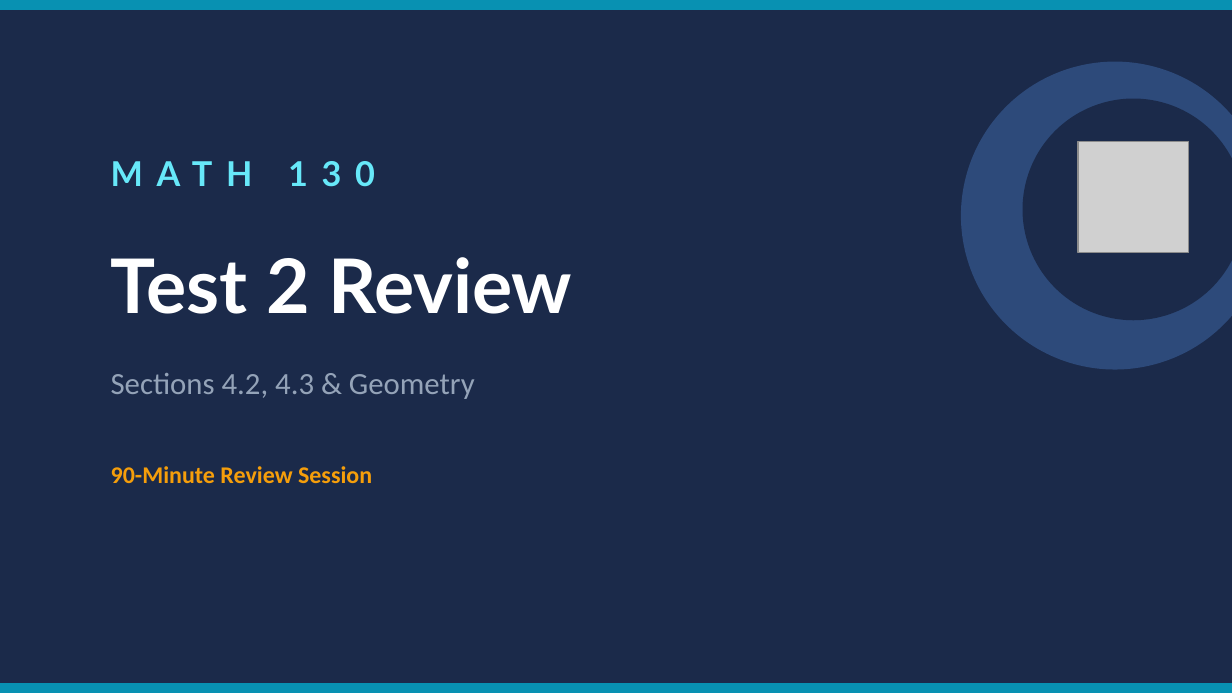
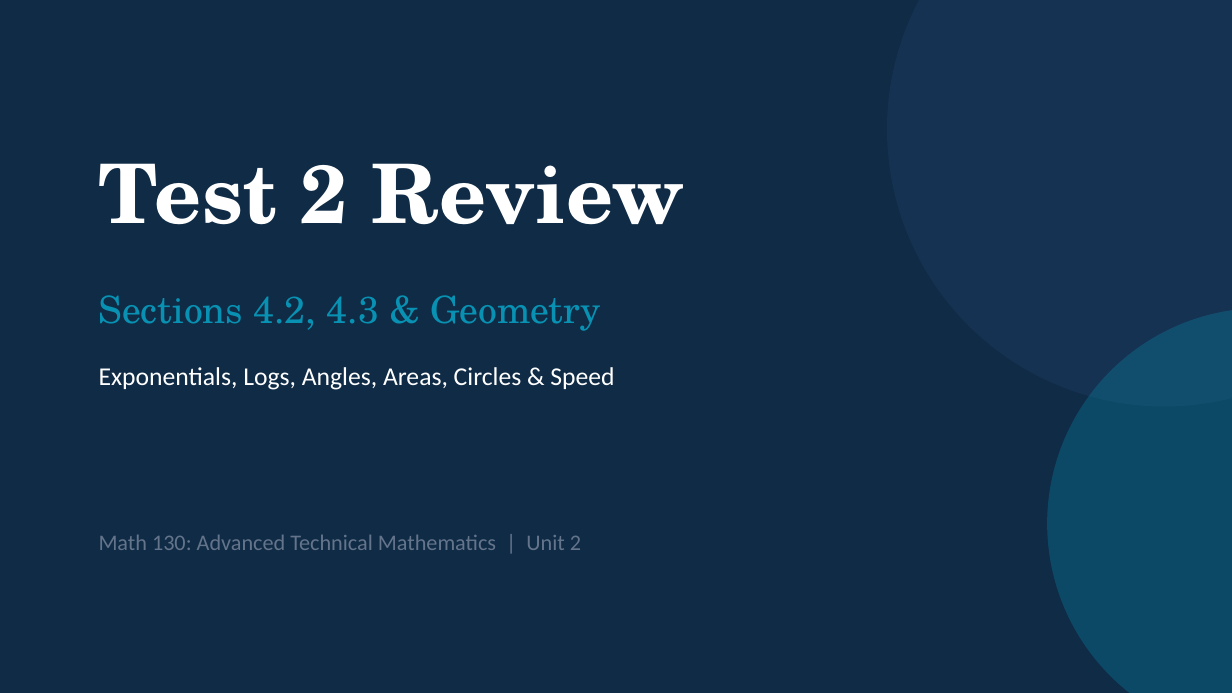
Before and after one commit to andrewhvolk/andrewhvolk.github.io, a slide deck: slide 1 of slides/Math130Unit2E.pptx. Drawn at 1232x693 pixels with LibreOffice and Linux fonts; fonts in the diff are those of the drawing; grey boxes stand for pictures. Boxes give left, top, right and bottom in pixels: in the first picture for what was removed or moved away, otherwise in the second. Text is boxed around its words. In the diff, an @@ line names an element or a change of style, - is before the commit and + after.

```diff
--- a/slides/Math130Unit2E.pptx
+++ b/slides/Math130Unit2E.pptx
@@ background #1B2A4A to #0F2B46 @@
@@ rectangle removed at [0, 0, 1232, 10] @@
@@ ellipse added at [887, 0, 1232, 407], fill #1E3A5F at 50% opacity @@
@@ ellipse removed at [961, 62, 1232, 370] @@
@@ text "Test 2 Review": place and size @@
-text "Test 2 Review" at [111, 257, 572, 314]
+text "Test 2 Review" at [99, 163, 685, 225]
@@ text "Test 2 Review" at [99, 163, 685, 225]: size 44 to 48 pt, font Lato to TeX Gyre Schola @@
@@ ellipse removed at [1023, 99, 1232, 320] @@
@@ picture removed at [1078, 142, 1189, 253] @@
@@ text "Sections 4.2, 4.3 & Geometry": place and size @@
-text "Sections 4.2, 4.3 & Geometry" at [111, 373, 475, 399]
+text "Sections 4.2, 4.3 & Geometry" at [99, 295, 600, 331]
@@ text "Sections 4.2, 4.3 & Geometry" at [99, 295, 600, 331]: size 18 to 22 pt, font Calibri to TeX Gyre Schola, text colour #94A3B8 to #0891B2 @@
@@ ellipse added at [1047, 308, 1232, 693], fill #0891B2 at 30% opacity @@
@@ text added at [99, 367, 614, 390], 15 pt, text #FFFFFF @@
+Exponentials, Logs, Angles, Areas, Circles & Speed
@@ text removed at [111, 466, 372, 483] @@
-90-Minute Review Session
@@ text at [99, 535, 581, 550]: text changed; size 20 to 13 pt; font Lato to Calibri; text colour #67E8F9 to #64748B; bold off @@
-MATH 130
+Math 130: Advanced Technical Mathematics | Unit 2
@@ rectangle removed at [0, 683, 1232, 692] @@
```
Also in this commit, not shown: 9 other slides changed, 3 slides added, 15 slides removed, 4 other files.
